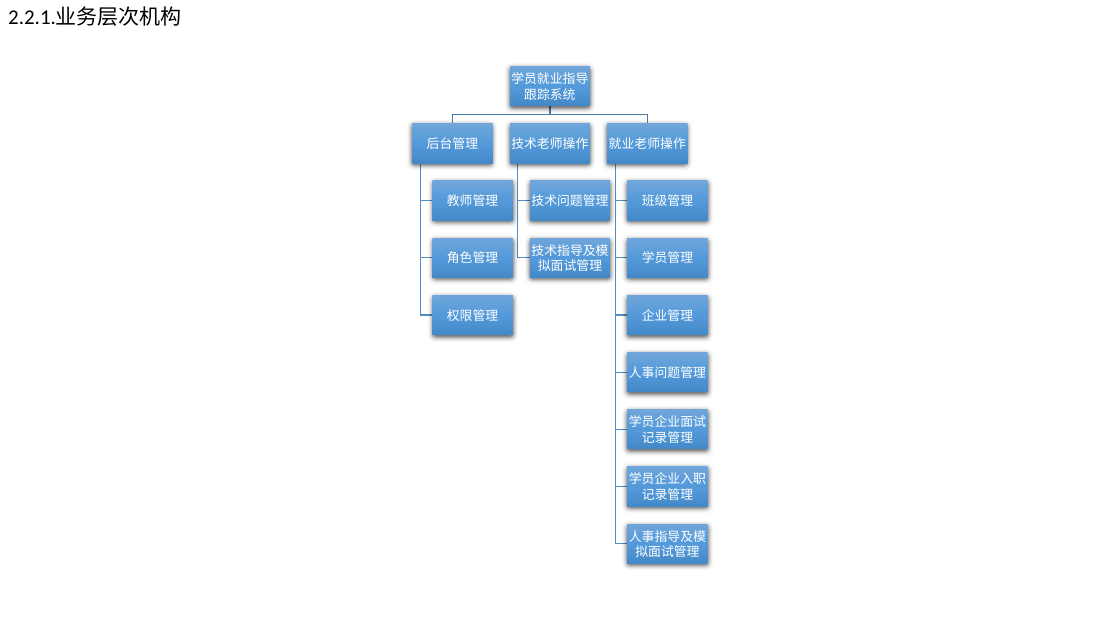
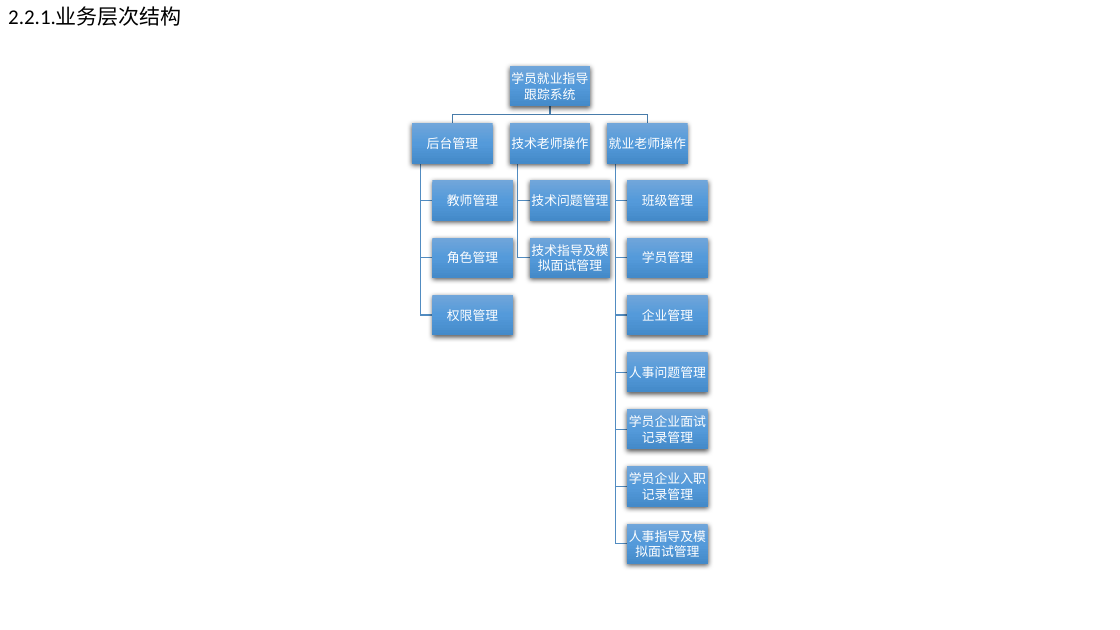
Before and after one commit to jiadongyuan/EmploymentGuidanceTracking, a slide deck: slide 1 of 文档/图例/概要设计.pptx. Drawn at 1120x630 pixels with LibreOffice and Linux fonts; fonts in the diff are those of the drawing. Boxes give left, top, right and bottom in pixels: in the first picture for what was removed or moved away, otherwise in the second. Text is boxed around its words. In the diff, an @@ line names an element or a change of style, - is before the commit and + after.

```diff
--- a/文档/图例/概要设计.pptx
+++ b/文档/图例/概要设计.pptx
@@ text at box(8, 7, 182, 26): text changed @@
-2.2.1.业务层次机构
+2.2.1.业务层次结构
```
Also in this commit, not shown: 2 other slides changed, 1 slide added.
